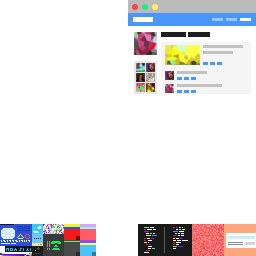
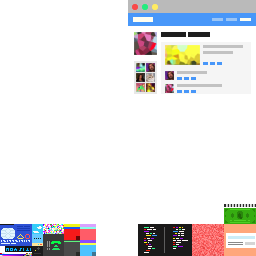
Layered file, before and after one edit (256×256). Changes by layer:
added layer "Layer 52" above "Layer 51" over (x1=224, y1=204, x2=256, y2=224)
